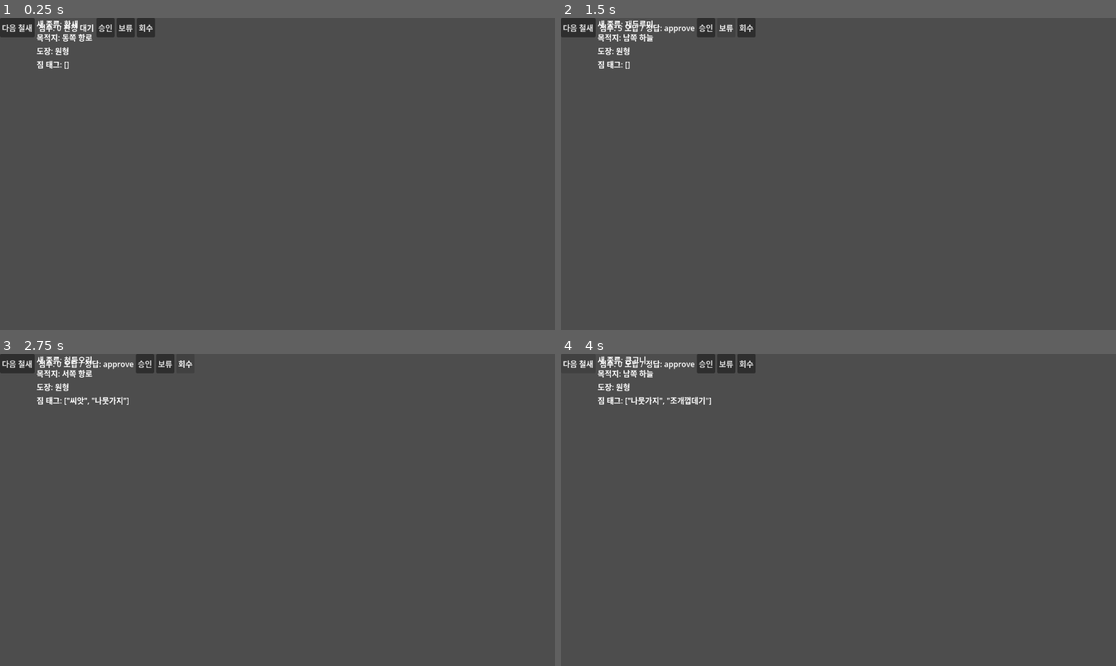
Above: before the commit, frames 1-4 (two rows, left to right).
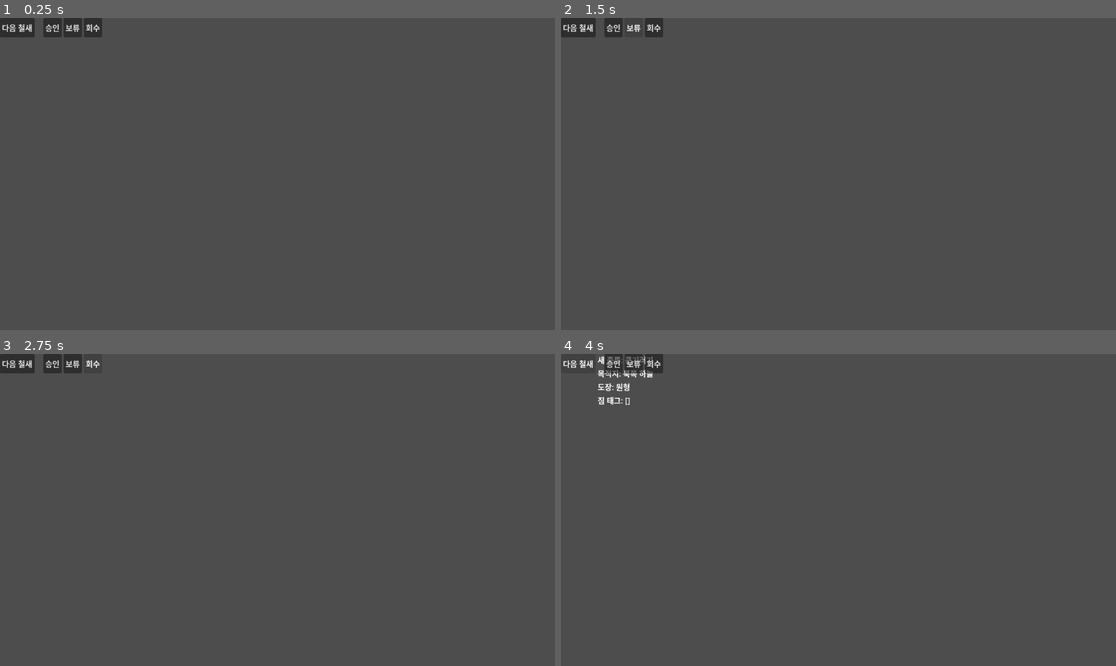
Above: after the commit, the same moments.

Repository: Librariann/Feather-Customs
Game: Godot game, scene res://scenes/main.tscn
The game is run twice, just before and just after one commit, with the same random seed, the same clock (stepped at 60 frames per second) and the same inputs.
Inputs:
- Up to frame 1 (0.25 s): no input
- Up to frame 2 (1.5 s): click "승인" at 0.5 s; click "보류" at 1.25 s
- Up to frame 3 (2.75 s): click "회수" at 2 s
- Up to frame 4 (4 s): click "다음 철새" at 2.75 s; click "다음 철새" at 3.5 s

The runs differ from the first frame. In frame 1, 1.3% of the frame differs, in the area x 6-28%, y 0-17%; in frame 2, 1.3%; in frame 3, 1.3%; in frame 4, 1.4%, in the area x 7-36%, y 0-17%.
Error after the commit: Invalid assignment of property or key 'text' with value of type 'String' on a base object of type 'null instance'. (res://scenes/main.gd:46)

Commit message:
대기열 처리 추가

Diff:
--- a/scenes/main.gd
+++ b/scenes/main.gd
@@ -4,8 +4,8 @@
 @onready var destination_label: Label = $CanvasLayer/HBoxContainer/PassportPanel/VBoxContainer/DestinationLabel
 @onready var stamp_label: Label = $CanvasLayer/HBoxContainer/PassportPanel/VBoxContainer/StampLabel
 @onready var baggage_label: Label = $CanvasLayer/HBoxContainer/PassportPanel/VBoxContainer/BaggageLabel
-@onready var score_label: Label = $CanvasLayer/HBoxContainer/ScoreLabel
-@onready var result_label: Label = $CanvasLayer/HBoxContainer/ResultLabel
+@onready var score_label: Label = $CanvasLayer/HBoxContainer/PassportPanel/VBoxContainer/ScoreLabel
+@onready var result_label: Label = $CanvasLayer/HBoxContainer/PassportPanel/VBoxContainer/ResultLabel
 
 var inspected_count := 0
 var wave_size := 6
@@ -13,8 +13,11 @@
 var current_wind_rule: Dictionary = {}
 var current_bird: Dictionary = {}
 var score := 0
-
+var banned_item := "물고기"
 var bird_master_data: Array = []
+var bird_queue: Array = []
+var queue_size := 6
+
 
 var destinations := [
 	"북쪽 하늘",
@@ -43,9 +46,24 @@
 	score_label.text = "점수: 0"
 	result_label.text = "판정 대기"
 
-	current_bird = generate_bird()
+	generate_bird_queue()
+	current_bird = get_next_bird_from_queue()
 	display_bird(current_bird)
 
+func generate_bird_queue() -> void:
+	bird_queue.clear()
+
+	for i in range(queue_size):
+		bird_queue.append(generate_bird())
+
+	print("===== 대기열 생성 =====")
+	print("대기열 수: ", bird_queue.size())
+
+func get_next_bird_from_queue() -> Dictionary:
+	if bird_queue.is_empty():
+		generate_bird_queue()
+
+	return bird_queue.pop_front()
 
 func load_birds() -> Array:
 	var file := FileAccess.open("res://data/birds.json", FileAccess.READ)
@@ -79,13 +97,34 @@
 		"baggage": generate_baggage(bird_info)
 	}
 
+func pick_weighted_destination(priority_destination: String) -> String:
+	var weighted_destinations := []
+
+	for destination in destinations:
+		weighted_destinations.append(destination)
+
+	for i in range(3):
+		weighted_destinations.append(priority_destination)
+
+	return weighted_destinations.pick_random()
+
+func pick_destination_by_wind() -> String:
+
+	if current_wind_rule.is_empty():
+		return destinations.pick_random()
+	var rule_id: String = current_wind_rule.get("id", "")
+	if rule_id == "north_wind":
+		return pick_weighted_destination("북쪽 하늘")
+	if rule_id == "south_wind":
+		return pick_weighted_destination("남쪽 하늘")
+	return destinations.pick_random()
 
 func generate_passport(bird_info: Dictionary) -> Dictionary:
 	return {
 		"passport_id": "FC-" + str(randi_range(1000, 9999)) + "-" + str(randi_range(1000, 9999)),
 		"bird_id": bird_info["id"],
 		"bird_name": bird_info["name_ko"],
-		"destination": destinations.pick_random(),
+		"destination": pick_destination_by_wind(),
 		"is_valid": randf() > 0.2
 	}
 
@@ -129,10 +168,13 @@
 
 	var passport: Dictionary = bird["passport"]
 	var baggage: Array = bird["baggage"]
-	if baggage.has("물고기"):
+
+	if baggage.has(banned_item):
 		return "confiscate"
+
 	if passport["is_valid"] == false:
 		return "hold"
+
 	return "approve"
 
 func record_destination(destination: String) -> void:
@@ -154,10 +196,10 @@
 func create_wind_rule_from_destinations(destinations_to_analyze: Array) -> Dictionary:
 	var counts := count_destinations(destinations_to_analyze)
 
-	var north_count: int= counts.get("북쪽 하늘", 0)
-	var south_count: int= counts.get("남쪽 하늘", 0)
-	var east_count: int= counts.get("동쪽 항로", 0)
-	var west_count: int= counts.get("서쪽 항로", 0)
+	var north_count: int = counts.get("북쪽 하늘", 0)
+	var south_count: int = counts.get("남쪽 하늘", 0)
+	var east_count: int = counts.get("동쪽 항로", 0)
+	var west_count: int = counts.get("서쪽 항로", 0)
 
 	if north_count >= 4:
 		return {
@@ -198,9 +240,74 @@
 		"value": 1
 	}
 
+
+func apply_wind_rule_effect() -> void:
+	if current_wind_rule.is_empty():
+		return
+
+	var rule_id: String = current_wind_rule.get("id", "")
+
+	if rule_id == "north_wind":
+		sort_queue_by_destination("북쪽 하늘")
+		banned_item = "물고기"
+
+	elif rule_id == "south_wind":
+		sort_queue_by_destination("남쪽 하늘")
+		banned_item = "물고기"
+
+	elif rule_id == "jet_stream":
+		shuffle_queue()
+		banned_item = "물고기"
+
+	elif rule_id == "turbulence":
+		reverse_queue()
+		banned_item = baggage_items.pick_random()
+		print("난기류 발생 - 금지품 변경: ", banned_item)
+
+	else:
+		banned_item = "물고기"
+
+func print_queue() -> void:
+	print("===== 현재 대기열 =====")
+
+	for i in range(bird_queue.size()):
+		var bird = bird_queue[i]
+		print(
+			str(i + 1) + ". " +
+			bird["bird"]["name_ko"] + " / " +
+			bird["passport"]["destination"]
+		)
+
+func reverse_queue() -> void:
+	bird_queue.reverse()
+	print("대기열 역순 정렬")
+
+func shuffle_queue() -> void:
+	bird_queue.shuffle()
+	print("대기열 랜덤 섞기")
+	print_queue()
+
+func sort_queue_by_destination(priority_destination: String) -> void:
+	bird_queue.sort_custom(func(a, b):
+		var a_destination = a["passport"]["destination"]
+		var b_destination = b["passport"]["destination"]
+
+		if a_destination == priority_destination and b_destination != priority_destination:
+			return true
+
+		if a_destination != priority_destination and b_destination == priority_destination:
+			return false
+
+		return false
+	)
+
+	print("대기열 우선순위 정렬: ", priority_destination)
+
 func generate_wind_rule() -> void:
 	var recent_destinations := get_recent_destinations()
 	current_wind_rule = create_wind_rule_from_destinations(recent_destinations)
+
+	apply_wind_rule_effect()
 
 	print("===== 바람 규칙 생성 =====")
 	print("검사 수: ", inspected_count)
@@ -225,7 +332,7 @@
 	inspected_count += 1
 	if inspected_count % wave_size == 0:
 		generate_wind_rule()
-	current_bird = generate_bird()
+	current_bird = get_next_bird_from_queue()
 	display_bird(current_bird)
 
 func _on_next_bird_button_pressed():
@@ -241,14 +348,11 @@
 
 	display_bird(generated_bird)
 
-
 func _on_approve_button_pressed() -> void:
 	judge_action("approve")
 
-
 func _on_hold_button_pressed() -> void:
 	judge_action("hold")
 
-
 func _on_confiscate_button_pressed() -> void:
 	judge_action("confiscate")
